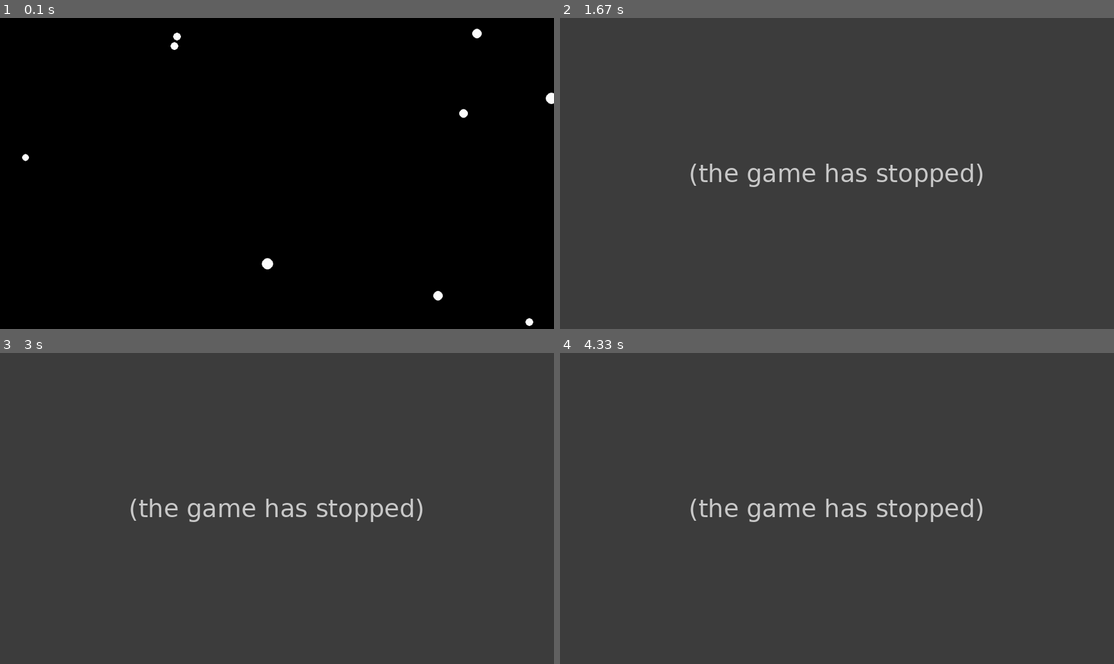
Above: before the commit, frames 1-4 (two rows, left to right).
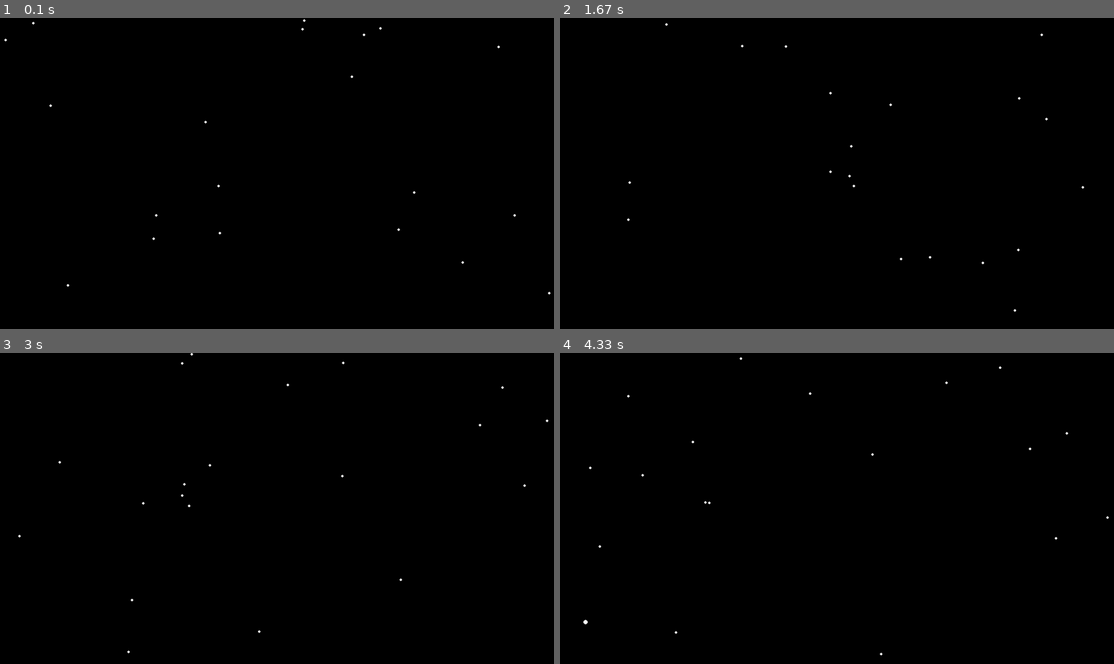
Above: after the commit, the same moments.

Repository: HiDoYa/gravity-simulation
Game: pygame game, started from simulation/main.py
The game is run twice, just before and just after one commit, with the same random seed, the same clock (stepped at 60 frames per second) and the same inputs. The source is Python 2; it was converted automatically to run under Python 3.
Inputs:
- Up to frame 1 (0.1 s): no input
- Up to frame 2 (1.67 s): tap Space at 0.33, 0.73, 1.03, 1.23, 1.57 s
- Up to frame 3 (3 s): tap Space at 1.87, 2.07, 2.37, 2.63, 2.97 s
- Up to frame 4 (4.33 s): tap Space at 3.27, 3.4, 3.8, 4.1 s

The runs differ from the first frame. In frame 1, 0.4% of the frame differs, in the area x 0-100%, y 0-100%; in frame 2, 100%; in frame 3, 100%; in frame 4, 100%.
Error before the commit: NameError: name 'pyGame' is not defined (main.py line 133); the game stopped at 0.33 s (later frames are placeholders)

Commit message:
Added color, added path, added inelastic collision (rather than elastic), added radius calc, blah blah

Diff:
--- a/simulation/main.py
+++ b/simulation/main.py
@@ -1,6 +1,7 @@
 import pygame
 import random
 import math
+import sys
 
 # Basic colors
 BLACK = (0, 0, 0)
@@ -8,27 +9,52 @@
 
 # Initialize for program
 pygame.init()
-pygame.font.init()
 size = (1280, 720)
 screen = pygame.display.set_mode(size)
-pygame.display.set_caption("Test")
+pygame.display.set_caption("Gravity Simulation - Hiroya")
+
+clock = pygame.time.Clock()
+random.seed()
+
+# Flags
 done = False
 restart = False
 
-clock = pygame.time.Clock()
-random.seed()
-
-# Constants
-#GRAV_CONST = 6.67408 * (10 ** (-11))
-GRAV_CONST = 6.67408 * (10 ** (1))
-
-# class
+# Constant
+GRAV_CONST = 6.67408 * (10 ** (-11))
+
+def string_is_int(number):
+    try:
+        int(number)
+        return True
+    except ValueError:
+        return False
+
+draw_path = False
+draw_color = False
+number_of_objects = 20
+
+if len(sys.argv) > 1:
+    for i in sys.argv:
+        if i == "PATH":
+            draw_path = True
+        if i == "COLOR":
+            draw_color = True
+        if string_is_int(i):
+            number_of_objects = int(i)
+
+
+# class object
 class Object:
-	def __init__ (self, mass, displacement_x, displacement_y):
+	def __init__ (self, mass, position_x, position_y, color):
+                # Initialize mass and position
 		self.mass = mass
-
-		self.displacement_x = displacement_x
-		self.displacement_y = displacement_y
+                self.merged = False
+
+                self.color = color
+
+		self.position_x = position_x
+		self.position_y = position_y
 
 		self.acceleration_x = 0
 		self.acceleration_y = 0
@@ -36,29 +62,35 @@
 		self.velocity_x = 0
 		self.velocity_y = 0
 
-	def calculate_new_displacement(self):
-		# Velocity is change in displacement
-		self.displacement_x += self.velocity_x
-		self.displacement_y += self.velocity_y
+        def calculate_radius(self):
+                # Radius is dependent on mass
+                # Assumes one unit of mass (1 * 10^11 kg) is equal to one m^2
+                self.radius = math.sqrt((self.mass / 10 ** 11) / math.pi)
+
+	def calculate_new_position(self):
+		# Velocity is change in position
+		self.position_x += self.velocity_x
+		self.position_y += self.velocity_y
 
 	def calculate_new_velocity(self, obj):
-		# Find angle and force in x and y
-		angle = self.calculate_angle(obj)
-		force = self.calculate_force(obj)
-		force_x = force * math.cos(angle)
-		force_y = force * math.sin(angle)
-
-		# F = ma -> a = F / m
-		self.acceleration_x = force_x / self.mass
-		self.acceleration_y = force_y / self.mass
-
-		# Acceleration is change in velocity
-		self.velocity_x += self.acceleration_x
-		self.velocity_y += self.acceleration_y
+                # Find angle and force in x and y
+                angle = self.calculate_angle(obj)
+                force = self.calculate_force(obj)
+                force_x = force * math.cos(angle)
+                force_y = force * math.sin(angle)
+
+                # Newton's second law
+                self.acceleration_x = force_x / self.mass
+                self.acceleration_y = force_y / self.mass
+
+                # Acceleration is change in velocity
+                self.velocity_x += self.acceleration_x
+                self.velocity_y += self.acceleration_y
 
 	def calculate_angle(self, obj):
-		diff_x = obj.displacement_x - self.displacement_x
-		diff_y = obj.displacement_y - self.displacement_y
+                # Use trig to get angle between two objects
+		diff_x = obj.position_x - self.position_x
+		diff_y = obj.position_y - self.position_y
 
 		if diff_x != 0:
 			angle = math.atan(diff_y / diff_x)
@@ -71,49 +103,60 @@
 		return angle
 
 	def calculate_force(self, obj):
-		# F = G * (m1 * m2 / r^2)
-		distance = math.sqrt((self.displacement_x - obj.displacement_x)**2 + (self.displacement_y - obj.displacement_y)**2)
+		# Equation for gravity (using big G)
+		distance = math.sqrt((self.position_x - obj.position_x)**2 + (self.position_y - obj.position_y)**2)
 		return GRAV_CONST * (self.mass * obj.mass)/ (distance**2)
 
-	def collision_check(self, obj):
-		if self.collision(obj):
-			# P = MV
-			init_momentum_x = self.velocity_x * self.mass + obj.velocity_x * obj.mass
-			init_momentum_y = self.velocity_y * self.mass + obj.velocity_y * obj.mass
-
-			self.velocity_x = ((self.mass - obj.mass) * self.velocity_x)/(self.mass + obj.mass)
-			self.velocity_y = ((self.mass - obj.mass) * self.velocity_y)/(self.mass + obj.mass)
-
 	def collision(self, obj):
-		self_right = self.displacement_x + self.mass
-		self_left = self.displacement_x - self.mass
-		self_bot = self.displacement_y + self.mass
-		self_top = self.displacement_y - self.mass
-
-		obj_right = obj.displacement_x + obj.mass
-		obj_left = obj.displacement_x - obj.mass
-		obj_bot = obj.displacement_y + obj.mass
-		obj_top = obj.displacement_y - obj.mass
-
-		if self_right > obj_left and self_bot > obj_top and self_left < obj_right and self_top < obj_bot:
-			return True
-		if self_right < obj_left and self_bot > obj_top and self_left > obj_right and self_top < obj_bot:
-			return True
-		if self_right > obj_left and self_bot < obj_top and self_left < obj_right and self_top > obj_bot:
-			return True
-		if self_right < obj_left and self_bot < obj_top and self_left > obj_right and self_top > obj_bot:
-			return True
-		return False
+                # Gets distance beteween two objects
+                difference_x = self.position_x - obj.position_x
+                difference_y = self.position_y - obj.position_y
+                position = math.sqrt(difference_x ** 2 + difference_y ** 2)
+
+                # If the distance between the two is less than the two object's radii, they collided
+                if position <= (self.radius + obj.radius):
+                    momentum_x = self.mass * self.velocity_x + obj.mass + obj.velocity_x
+                    momentum_y = self.mass * self.velocity_y + obj.mass + obj.velocity_y
+
+                    # Merges to the larger mass
+                    if self.mass > obj.mass:
+                        self.mass += obj.mass
+                        # Using conservation of momentum and assumes perfectly inelastic collision
+                        self.velocity_x = momentum_x / self.mass
+                        self.velocity_y = momentum_y / self.mass
+                        # Merged objects disappear
+                        obj.merged = True
+                        # Recalculates radius based on new mass
+                        self.calculate_radius()
+                    else:
+                        obj.mass += self.mass
+                        obj.velocity_x = momentum_x / obj.mass
+                        obj.velocity_y = momentum_y / obj.mass
+                        self.merged = True
+                        obj.calculate_radius()
+
 
 	def draw_object(self):
-		pygame.draw.circle(screen, WHITE, [int(self.displacement_x), int(self.displacement_y)], self.mass)
+		pygame.draw.circle(screen, self.color, [int(self.position_x), int(self.position_y)], int(self.radius))
 
 # Create objects
 objects = []
 
 def init_objects():
-	for i in range(random.randint(3, 10)):
-		objects.append(Object(random.randint(8, 13), random.randint(0, size[0]), random.randint(0, size[1])))
+	for i in range(number_of_objects):
+                mass = random.randint(50 * (10 ** 11), 50 * (10 ** 11))
+
+                position_x = random.randint(0, size[0])
+                position_y = random.randint(0, size[1])
+
+                if draw_color:
+                    color = (random.randint(0, 255), random.randint(0, 255), random.randint(0, 255))
+                else:
+                    color = WHITE
+
+		objects.append(Object(mass, position_x, position_y, color))
+
+                objects[i].calculate_radius()
 
 init_objects()
 
@@ -130,31 +173,30 @@
 	if restart:
 		del objects[:]
 		init_objects()
-		if not pressed[pyGame.K_SPACE]:
+		if not pressed[pygame.K_SPACE]:
 			restart = False
 
 
-
-	for i in range(3):
-		for x in objects:
-			if i == 2:
-				# Calculate new position wtih velocities
-				x.calculate_new_displacement()
-			else:
-				for y in objects:
-					if  x != y:
-						if i == 0:
-							# Calculate  velocities for collisions
-							x.collision_check(y)
-						if i == 1:
-							# Calculate new velocities for acceleration and force
-							x.calculate_new_velocity(y)
+        for x in objects:
+            x.calculate_new_position()
+
+        for x in objects:
+            for y in objects:
+                if x != y and not x.merged and not y.merged:
+                    x.collision(y)
+
+        for x in objects:
+            for y in objects:
+                if x != y and not x.merged and not y.merged:
+                    x.calculate_new_velocity(y)
 
 	# Fill screen
-	screen.fill(BLACK)
+        if not draw_path:
+            screen.fill(BLACK)
 
 	# Draw
 	for i in objects:
+            if not i.merged:
 		i.draw_object()
 
 	noMove = False
